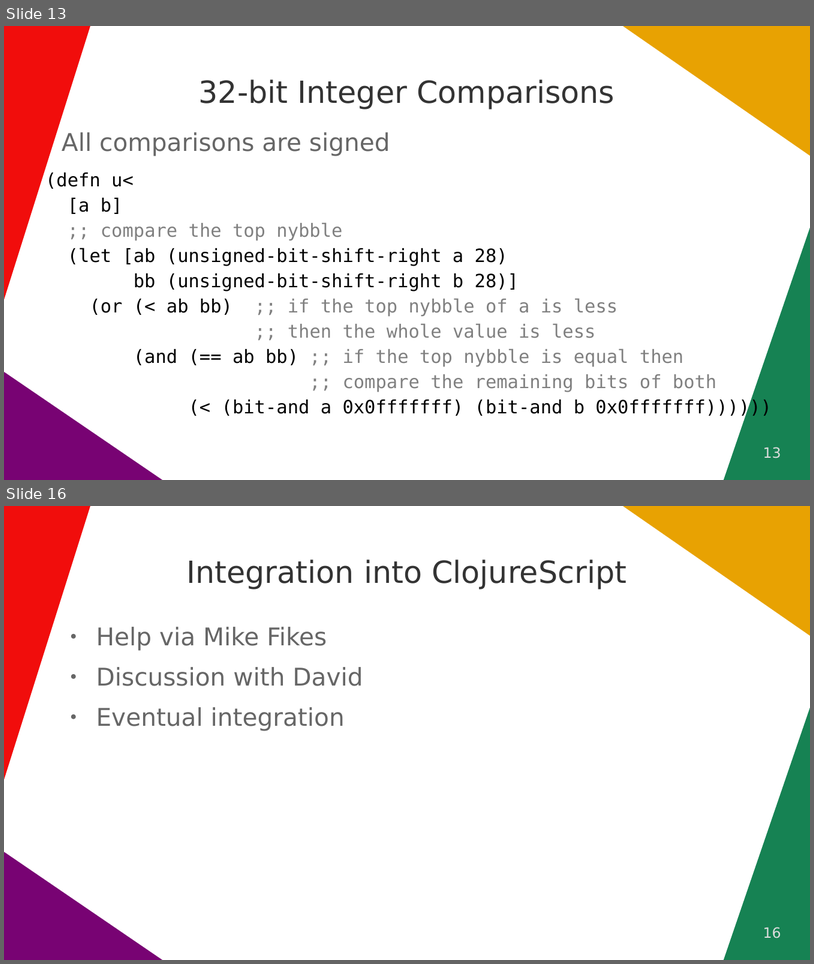
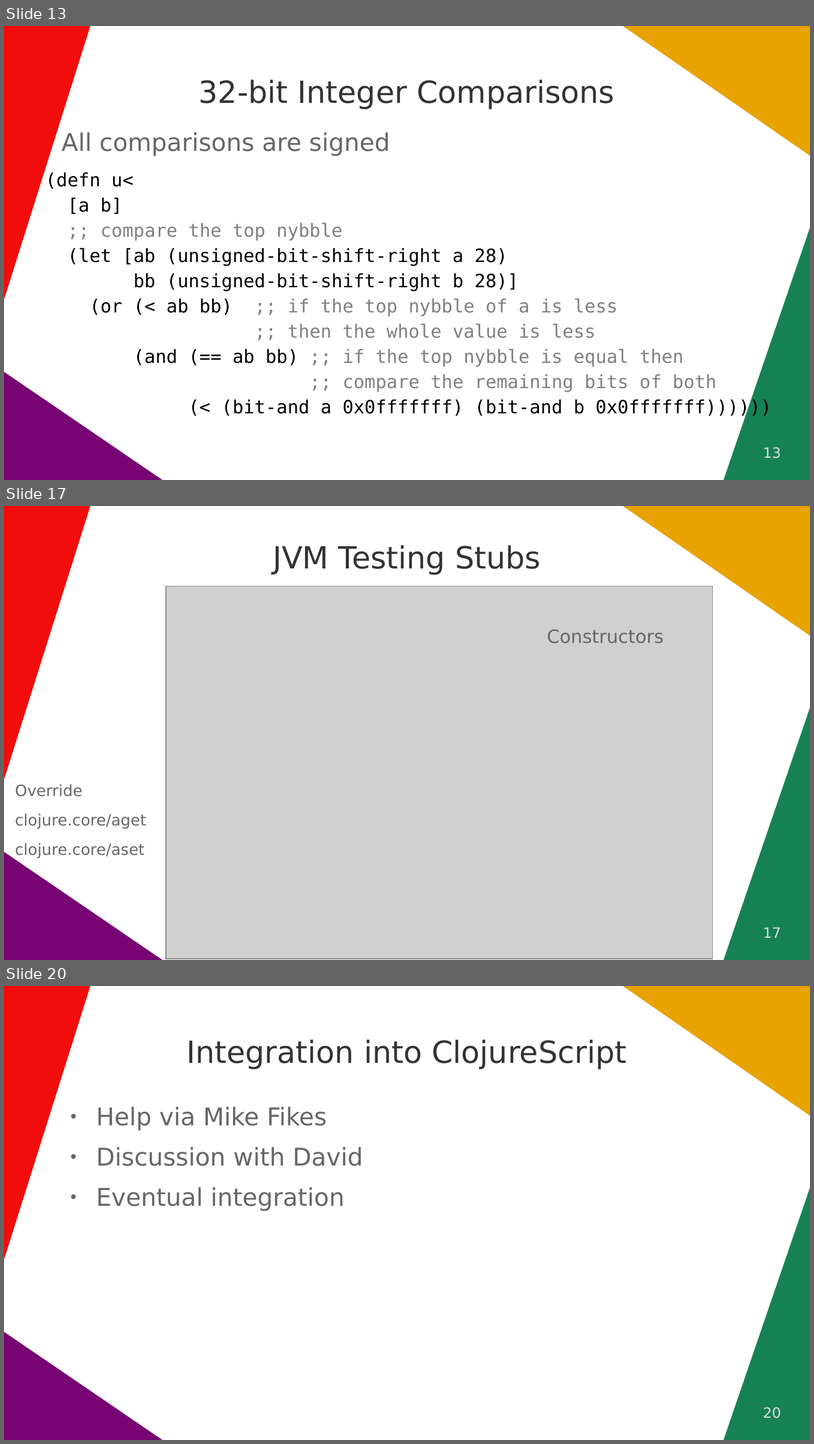
Before and after one commit to quoll/cljs-math, a slide deck: docs/ClojureDays2022.odp. Shown one above the other, each under a label of ours: slides 13 and 16 before the commit, slides 13, 17 and 20 after it; the slides between them are not shown. The pictures are 814x964 and 814x1444 pixels, drawn with LibreOffice and Linux fonts; fonts in the diff are those of the drawing; grey boxes stand for pictures. Boxes give left, top, right and bottom in pixels: in the first picture for what was removed or moved away, otherwise in the second. Text is boxed around its words. In the diff, an @@ line names an element or a change of style, - is before the commit and + after.

Commit message:
Testing slides

```diff
--- a/docs/ClojureDays2022.odp
+++ b/docs/ClojureDays2022.odp
@@ slide 17 added at [4,506,810,960], background #FFFFFF; not listed: 4 template elements that a slide beside it also shows @@
@@ title added at [273,545,541,575], 30 pt, text #333333 @@
+JVM Testing Stubs
@@ picture added at [166,586,713,958] @@
@@ text added at [547,629,664,643], 18 pt, text #666666 @@
+Constructors
@@ text added at [15,784,146,858], 15.3 pt, text #666666 @@
+Override
+clojure.core/aget
+clojure.core/aset
@@ page number added at [764,927,782,937], 14 pt, text #DDDDDD @@
+17
@@ what was slide 16 is now slide 20 @@
@@ page number at [764,1407,782,1418]: text changed @@
-16
+20
```
Also in this commit, not shown: 1 slide changed, 4 other slides added, 1 slide removed.
